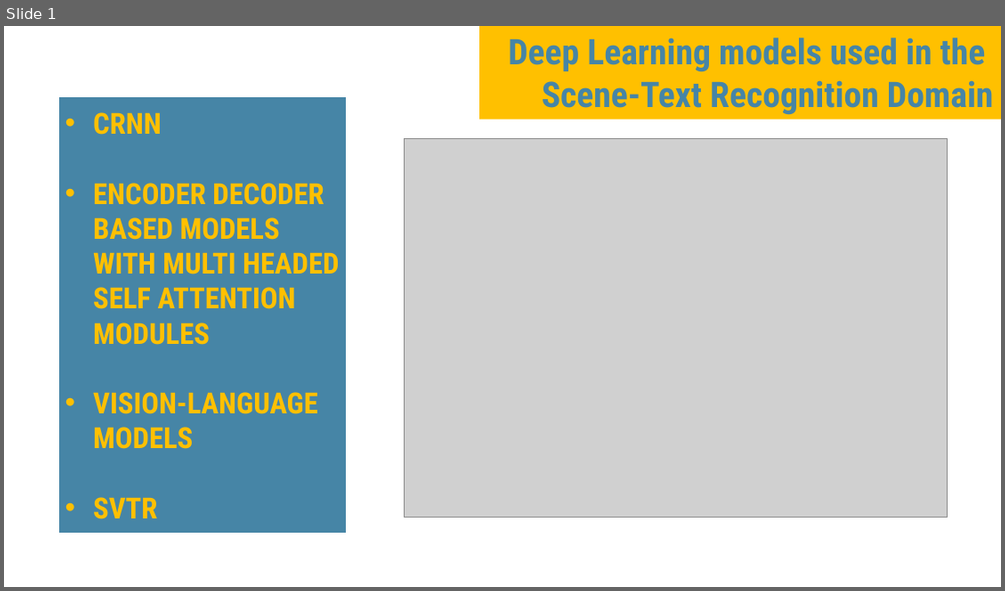
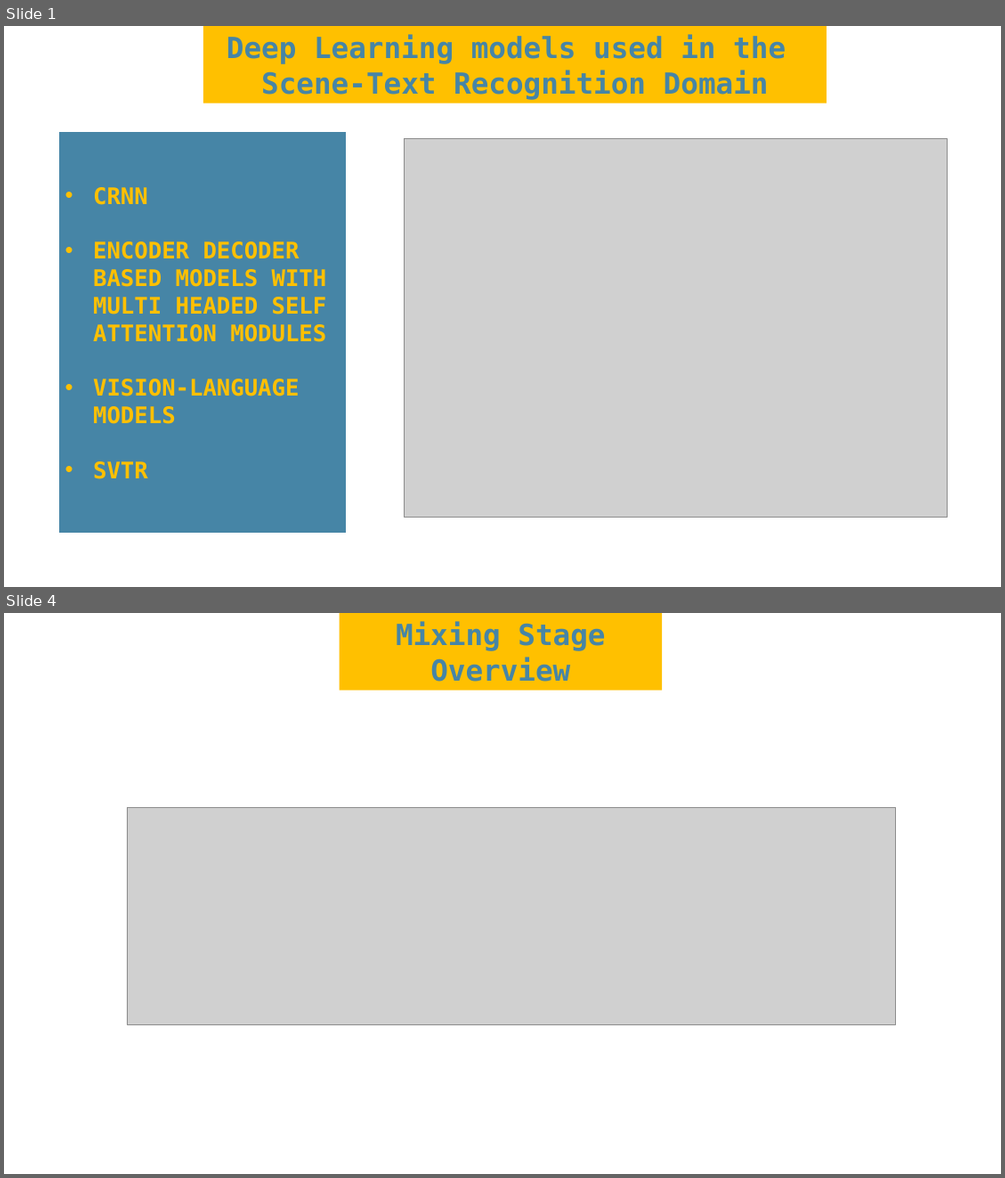
Before and after one commit to raghibnsl/NSL_Training, a slide deck: svtr_ppt/draft_.pptx. Shown one above the other, each under a label of ours: slide 1 before the commit, slides 1 and 4 after it; the slides between them are not shown. The pictures are 1005x591 and 1005x1178 pixels, drawn with LibreOffice and Linux fonts; fonts in the diff are those of the drawing; grey boxes stand for pictures. Boxes give left, top, right and bottom in pixels: in the first picture for what was removed or moved away, otherwise in the second. Text is boxed around its words. In the diff, an @@ line names an element or a change of style, - is before the commit and + after.

```diff
--- a/svtr_ppt/draft_.pptx
+++ b/svtr_ppt/draft_.pptx
@@ slide 4 added at (x1=4, y1=613, x2=1001, y2=1174), background #FFFFFF @@
@@ rectangle added at (x1=339, y1=613, x2=662, y2=690), fill #FFC000, 28 pt, text #4685A6, bold @@
+Mixing Stage Overview
@@ picture added at (x1=127, y1=807, x2=896, y2=1024) @@
@@ slide 1 changed as well @@
@@ rectangle "Deep Learning models used in ..." resized from (x1=479, y1=26, x2=1001, y2=119) to (x1=203, y1=26, x2=826, y2=103) @@
@@ rectangle "Deep Learning models used in ..." at (x1=203, y1=26, x2=826, y2=103): size 34 to 28 pt, font Roboto Condensed to DejaVu Sans Mono; alignment right to centre @@
@@ rectangle "CRNN" resized from (x1=57, y1=95, x2=348, y2=534) to (x1=57, y1=131, x2=348, y2=534) @@
@@ rectangle "CRNN" at (x1=57, y1=131, x2=348, y2=534): size 28 to 22 pt, font Roboto Condensed to DejaVu Sans Mono; indent changed; outline #FFFFFF 3.25 pt to #FFFFFF 3.26 pt @@
```
Also in this commit, not shown: 1 other slide changed, 5 other slides added, 1 slide removed, 11 other files.
